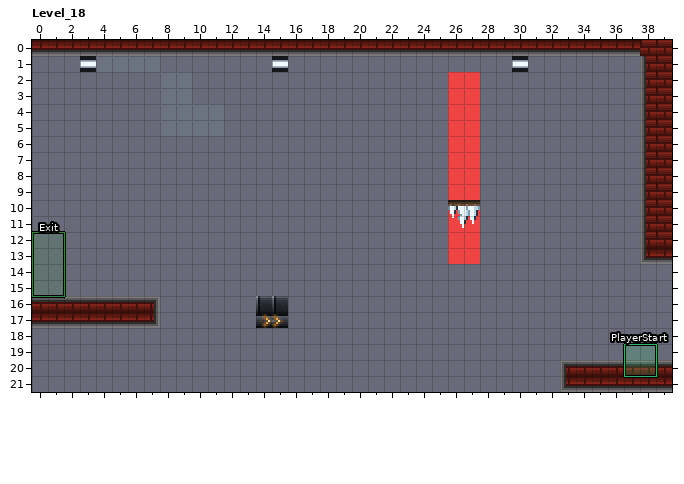
One commit to this LDtk project: ldtk/hooshang_claude.ldtk. Above is the file before it was changed.
Cells are 8x8 px. Shown: Level_18 x 0..39, y 0..21. The commit also changed other parts of the map, which this record leaves out.
After:
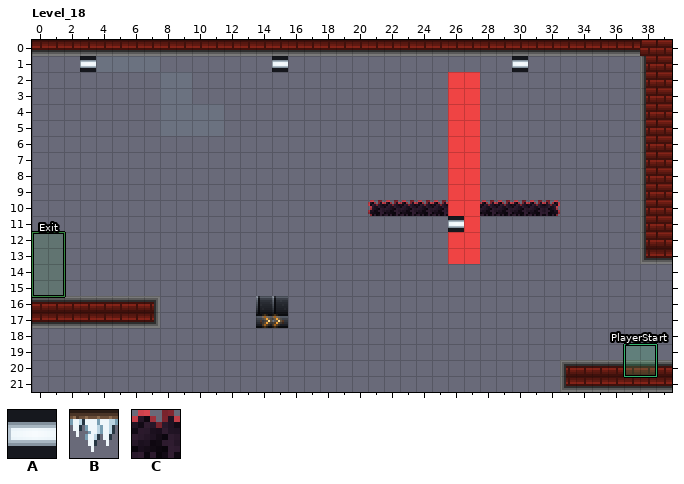
Key: from "CeilingPanelIcon": A 0; from "GlassSpikesCeiling": B 2; from "ThoughtHazards": C 1 "thought".
_ is an empty cell.
Objects are placed by their top-left corner, in cells (3,4 is the top-left corner of cell 3,4); size is 1x1 cell unless given.
Changes in this commit:
Changed rows in their new state; . is an unchanged cell.
Layer "ThoughtHazards":
first column x 21:
10 CCCCCCCCCCCC
Layer "Entities":
added: A "CeilingPanel" at 21,11 size 11x1
removed: B "GlassSpikesCeiling" at 22,10 size 10x2
